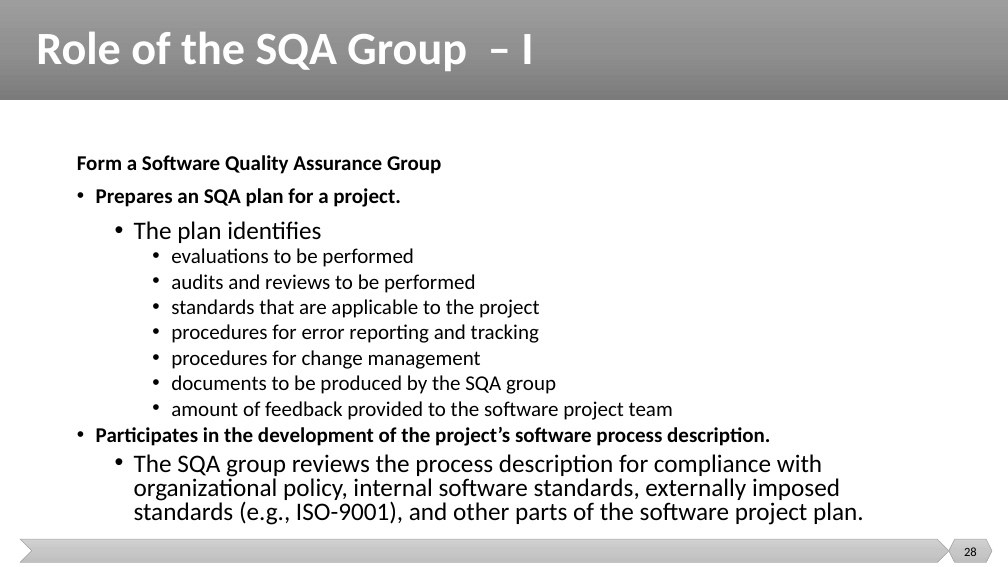
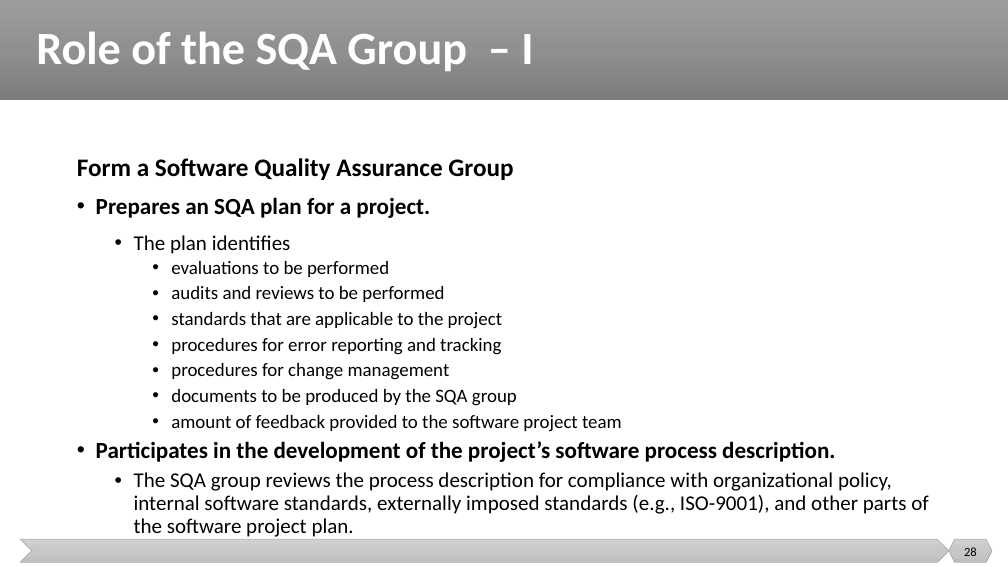
Before and after one commit to malenezi/malenezi, a slide deck: slide 28 of SE423/Lectures/7-Quality/Quality.pptx. Drawn at 1008x567 pixels with LibreOffice and Linux fonts; fonts in the diff are those of the drawing. Boxes give left, top, right and bottom in pixels: in the first picture for what was removed or moved away, otherwise in the second. Text is boxed around its words. In the diff, an @@ line names an element or a change of style, - is before the commit and + after.

```diff
--- a/SE423/Lectures/7-Quality/Quality.pptx
+++ b/SE423/Lectures/7-Quality/Quality.pptx
@@ text "Form a Software Quality Assurance ..." at [77,158,929,514]: size 20 to 24 pt in "Form a Software Quality Assurance Group"; size 20 to 22 pt in "Prepares an SQA plan for a project.", "Participates in the development of the project’s ..."; size 24 to 20 pt in "The plan identifies", "The SQA group reviews the process description ..."; size 20 to 18 pt in "evaluations to be performed", "audits and reviews to be performed", "standards that are applicable to the project", "procedures for error reporting and tracking" and 3 more places; line spacing 0.8 to 0.9 @@
```
Also in this commit, not shown: 12 other slides changed, 1 other file.
